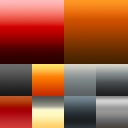
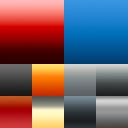
Revision of a layered 128px x 128px image; what changed, layer by layer:
added layer "Body_Gloss" above "Body_Gloss_1" over <box>64,0,128,64</box>
